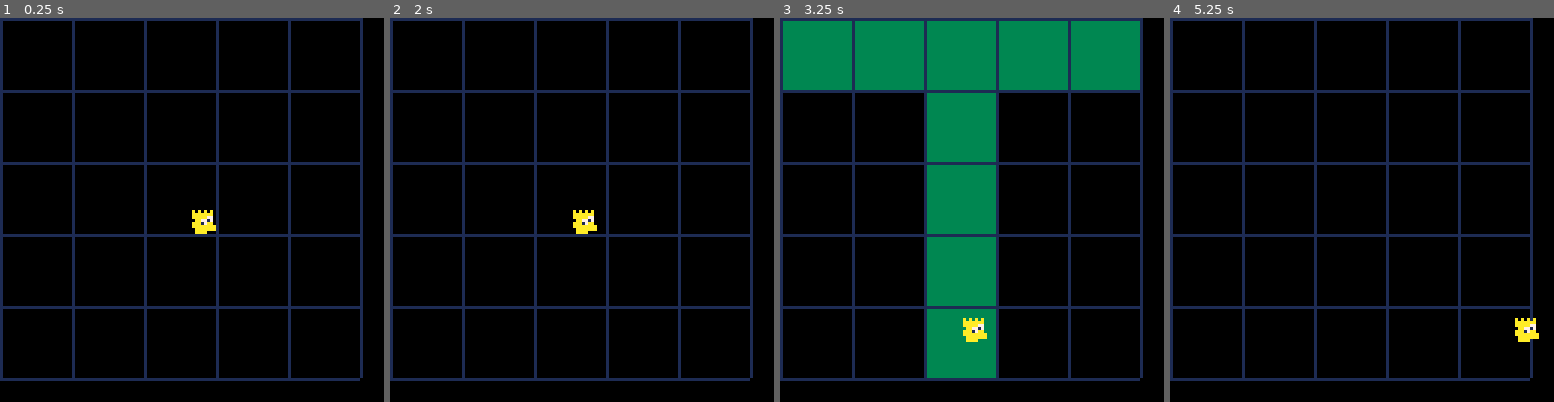
Above: before the commit, frames 1-4 (left to right).
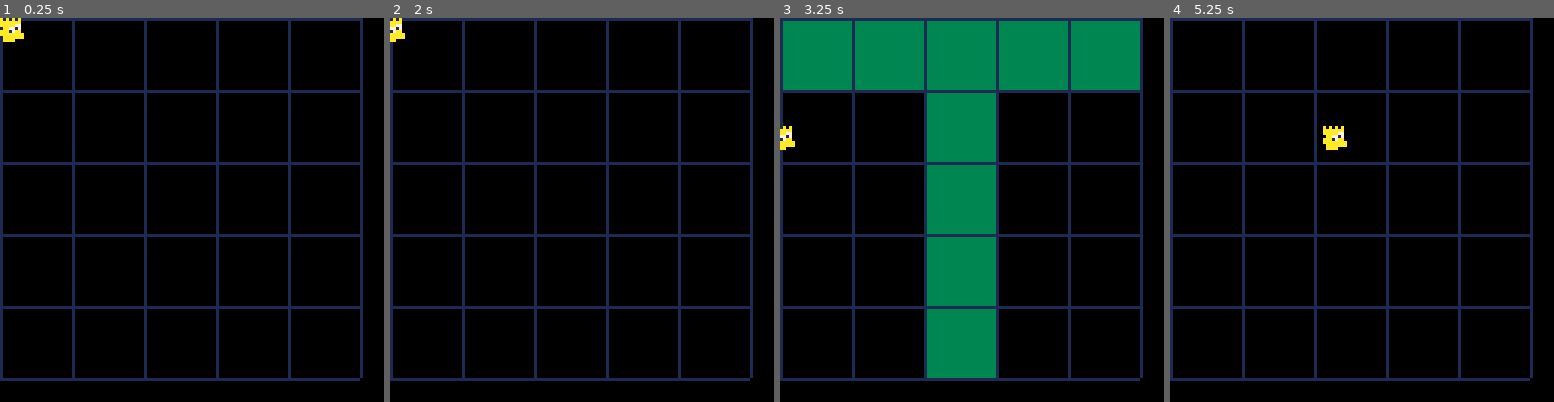
Above: after the commit, the same moments.

Repository: twright1999/gmtk_2026
Game: PICO-8 cartridge main.p8
Two runs of this game, one before a commit and one after it. Both use one fixed random seed, a clock stepped at 60 frames per second and the inputs below.
Inputs:
- Up to frame 1 (0.25 s): no input
- Up to frame 2 (2 s): hold Left from 1.97 s (still down)
- Up to frame 3 (3.25 s): release Left at 2.37 s; hold Down 2.42-2.82 s; hold Right from 2.87 s (still down)
- Up to frame 4 (5.25 s): release Right at 3.53 s; hold Up 3.58-4.08 s; hold Right 4.13-4.53 s; hold Down 4.58-5.08 s; hold Left from 5.13 s (still down)

The runs differ from the first frame. In frame 1, 0.6% of the frame differs, in the area x 0-57%, y 0-57%; in frame 2, 0.5%; in frame 3, 0.5%; in frame 4, 0.6%.

Commit message:
deadbart

Diff:
--- a/main.p8
+++ b/main.p8
@@ -21,8 +21,8 @@
 state = "flashing"
 
 function _init()
-    pos_x = 64
-    pos_y = 64
+    pos_x = 0
+    pos_y = 0
     timer_val = flash_time
 end
 
@@ -121,14 +121,14 @@
 00700700aaaaaaaa1000000000000000000000000000000000000000000000000000000000000000000000000000000000000000000000000000000000000000
 000000000aaaaaaa1000000000000000000000000000000000000000000000000000000000000000000000000000000000000000000000000000000000000000
 000000000aaaa0001000000000000000000000000000000000000000000000000000000000000000000000000000000000000000000000000000000000000000
-00000000333333331111111100000000000000000000000000000000000000000000000000000000000000000000000000000000000000000000000000000000
-00000000333333330000000000000000000000000000000000000000000000000000000000000000000000000000000000000000000000000000000000000000
-00000000333333330000000000000000000000000000000000000000000000000000000000000000000000000000000000000000000000000000000000000000
-00000000333333330000000000000000000000000000000000000000000000000000000000000000000000000000000000000000000000000000000000000000
-00000000333333330000000000000000000000000000000000000000000000000000000000000000000000000000000000000000000000000000000000000000
-00000000333333330000000000000000000000000000000000000000000000000000000000000000000000000000000000000000000000000000000000000000
-00000000333333330000000000000000000000000000000000000000000000000000000000000000000000000000000000000000000000000000000000000000
-00000000333333330000000000000000000000000000000000000000000000000000000000000000000000000000000000000000000000000000000000000000
+00000000707070701111111100000000000000000000000000000000000000000000000000000000000000000000000000000000000000000000000000000000
+00000000777777700000000000000000000000000000000000000000000000000000000000000000000000000000000000000000000000000000000000000000
+00000000777771100000000000000000000000000000000000000000000000000000000000000000000000000000000000000000000000000000000000000000
+00000000077111100000000000000000000000000000000000000000000000000000000000000000000000000000000000000000000000000000000000000000
+00000000777117700000000000000000000000000000000000000000000000000000000000000000000000000000000000000000000000000000000000000000
+00000000777777770000000000000000000000000000000000000000000000000000000000000000000000000000000000000000000000000000000000000000
+00000000077171710000000000000000000000000000000000000000000000000000000000000000000000000000000000000000000000000000000000000000
+00000000077710000000000000000000000000000000000000000000000000000000000000000000000000000000000000000000000000000000000000000000
 00000000000000001111111100000000000000000000000000000000000000000000000000000000000000000000000000000000000000000000000000000000
 00000000000000001000000000000000000000000000000000000000000000000000000000000000000000000000000000000000000000000000000000000000
 00000000000000001000000000000000000000000000000000000000000000000000000000000000000000000000000000000000000000000000000000000000
